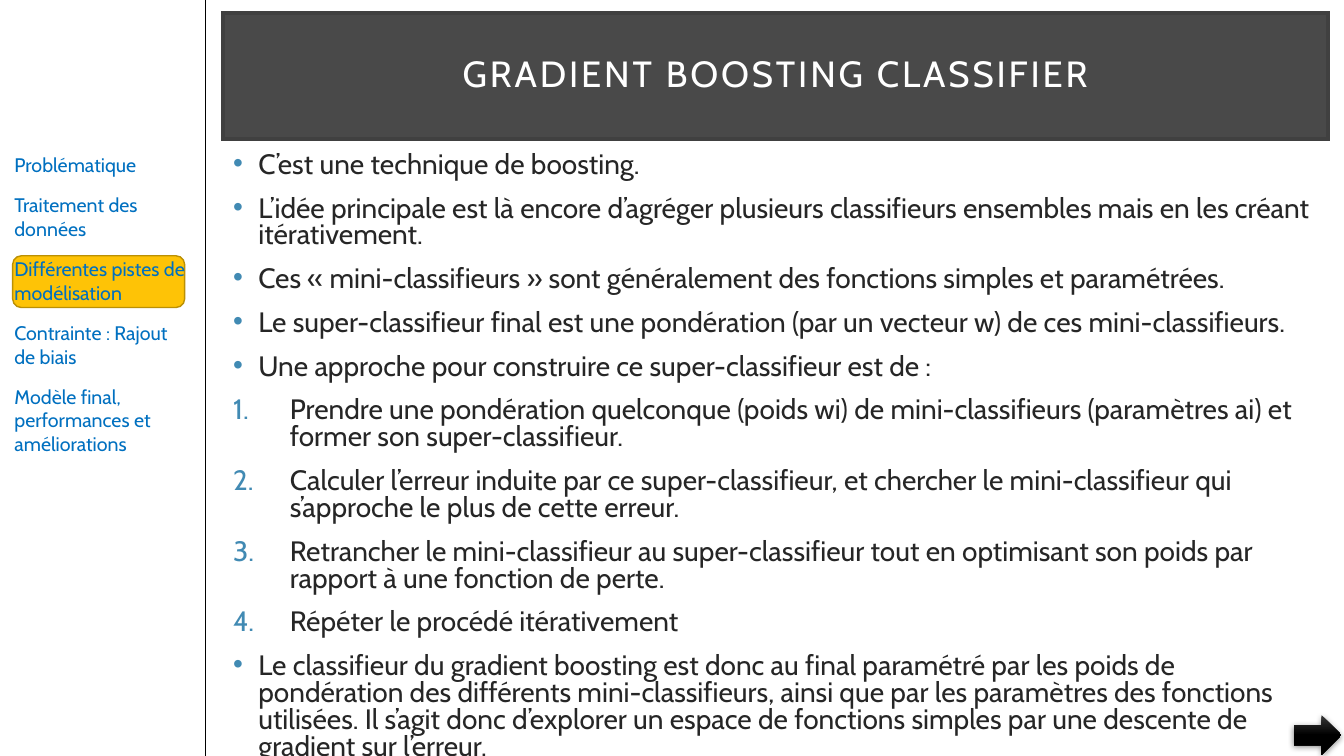
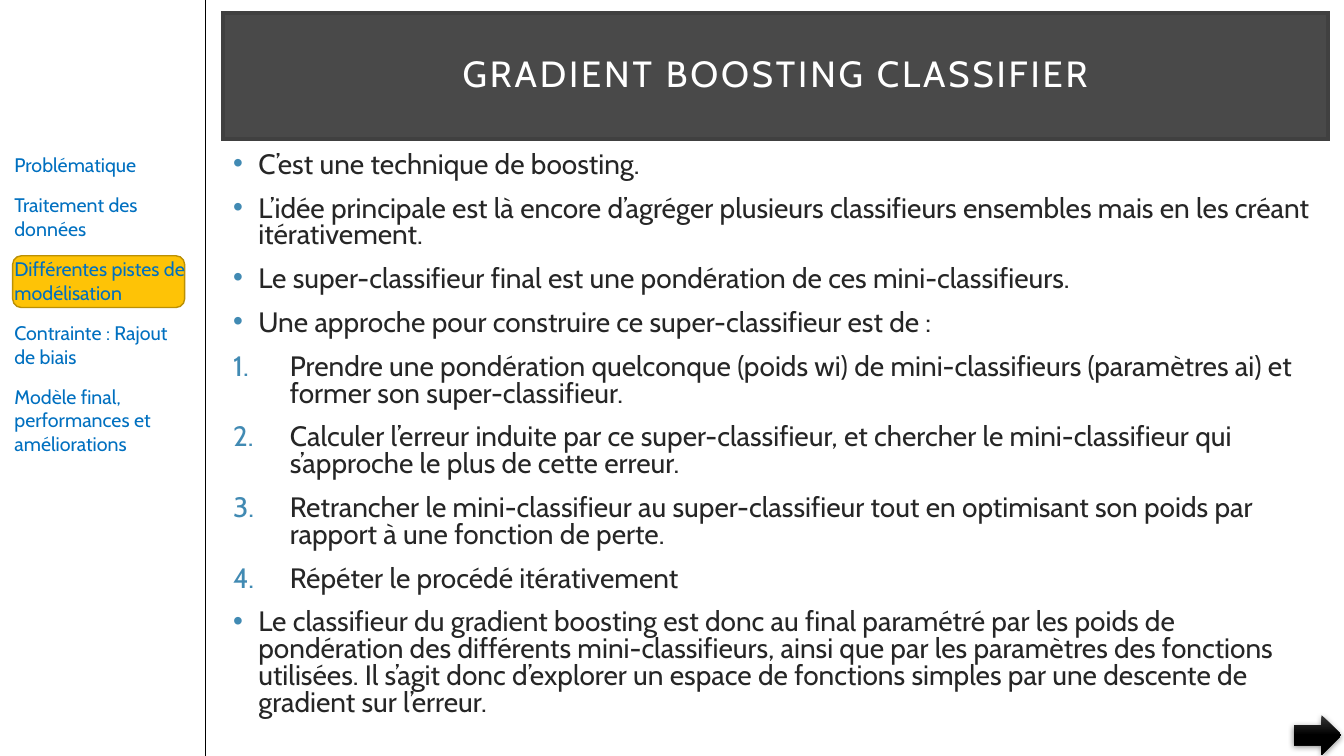
Before and after one commit to pfroide/python, a slide deck: slide 26 of Projet_5/p5.pptx. Drawn at 1344x756 pixels with LibreOffice and Linux fonts; fonts in the diff are those of the drawing. Boxes give left, top, right and bottom in pixels: in the first picture for what was removed or moved away, otherwise in the second. Text is boxed around its words. In the diff, an @@ line names an element or a change of style, - is before the commit and + after.

Commit message:
Version finale

```diff
--- a/Projet_5/p5.pptx
+++ b/Projet_5/p5.pptx
@@ text at bbox=[258, 267, 1069, 295]: text changed @@
-• Ces « mini-classifieurs » sont généralement des fonctions simples et paramétrées.
-• Le super-classifieur final est une pondération (par un vecteur w) de ces mini-classifieurs.
+• Le super-classifieur final est une pondération de ces mini-classifieurs.
```
Also in this commit, not shown: 23 other slides changed.
